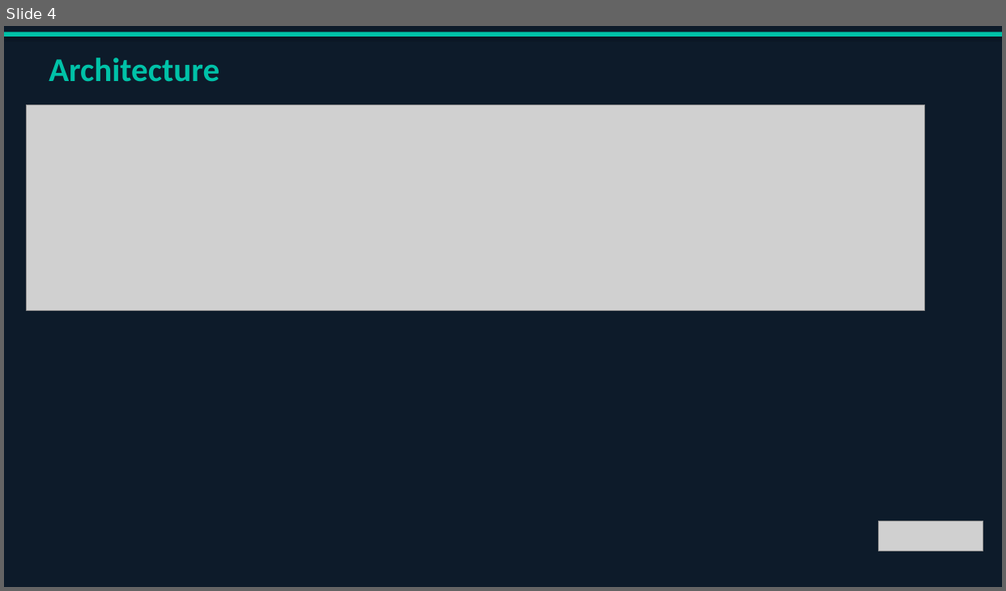
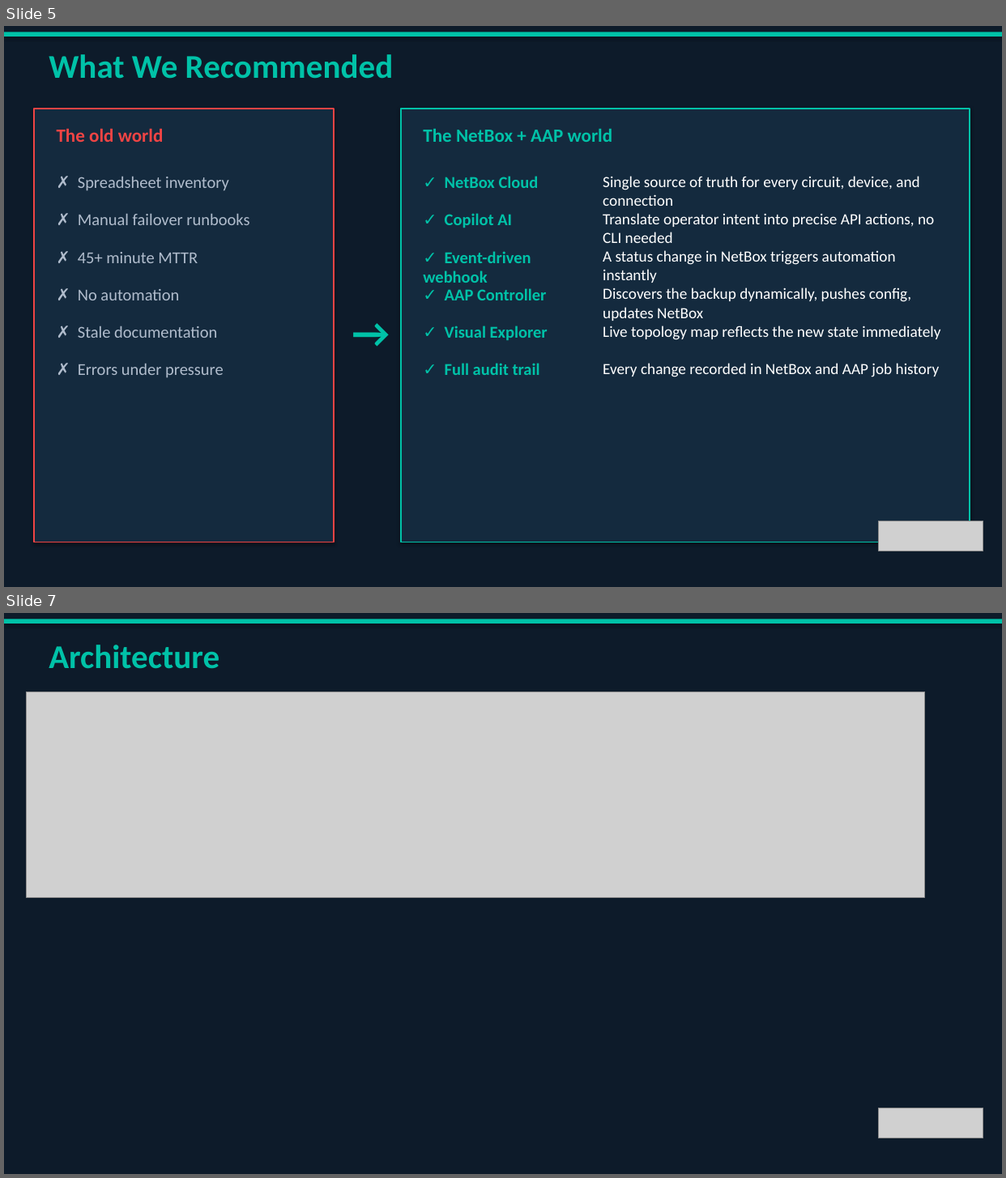
Before and after one commit to my0373/summit-netbox-circuits-demo, a slide deck: slides/Summit_Demo_Deck.pptx. Shown one above the other, each under a label of ours: slide 4 before the commit, slides 5 and 7 after it; the slides between them are not shown. The pictures are 1006x591 and 1006x1178 pixels, drawn with LibreOffice and Linux fonts; fonts in the diff are those of the drawing; grey boxes stand for pictures. Boxes give left, top, right and bottom in pixels: in the first picture for what was removed or moved away, otherwise in the second. Text is boxed around its words. In the diff, an @@ line names an element or a change of style, - is before the commit and + after.

```diff
--- a/slides/Summit_Demo_Deck.pptx
+++ b/slides/Summit_Demo_Deck.pptx
@@ slide 5 added at bbox=[4, 26, 1002, 587], background #0D1B2A @@
@@ rectangle added at bbox=[4, 32, 1002, 37], fill #00C2A8 @@
@@ text added at bbox=[49, 54, 394, 79], 32 pt, text #00C2A8, bold @@
+What We Recommended
@@ rectangle added at bbox=[34, 109, 334, 543], fill #142A3E, outline #EF4444 1.5 pt @@
@@ rectangle added at bbox=[401, 109, 970, 543], fill #142A3E, outline #00C2A8 1.5 pt @@
@@ text added at bbox=[57, 128, 164, 142], 18 pt, text #EF4444, bold @@
+The old world
@@ text added at bbox=[423, 129, 613, 142], 18 pt, text #00C2A8, bold @@
+The NetBox + AAP world
@@ text added at bbox=[78, 177, 229, 191], 16 pt, text #B0BCCC @@
+✗ Spreadsheet inventory
@@ text added at bbox=[445, 176, 539, 188], 16 pt, text #00C2A8, bold @@
+✓ NetBox Cloud
@@ text added at bbox=[603, 176, 919, 206], 15 pt, text #FFFFFF @@
+Single source of truth for every circuit, device, and connection
@@ text added at bbox=[78, 214, 249, 225], 16 pt, text #B0BCCC @@
+✗ Manual failover runbooks
@@ text added at bbox=[445, 213, 512, 228], 16 pt, text #00C2A8, bold @@
+✓ Copilot AI
@@ text added at bbox=[603, 213, 934, 243], 15 pt, text #FFFFFF @@
+Translate operator intent into precise API actions, no CLI needed
@@ text added at bbox=[78, 252, 198, 263], 16 pt, text #B0BCCC @@
+✗ 45+ minute MTTR
@@ text added at bbox=[423, 251, 531, 283], 16 pt, text #00C2A8, bold @@
+✓ Event-driven webhook
@@ text added at bbox=[603, 250, 896, 283], 15 pt, text #FFFFFF @@
+A status change in NetBox triggers automation instantly
@@ text added at bbox=[78, 289, 179, 301], 16 pt, text #B0BCCC @@
+✗ No automation
@@ text added at bbox=[445, 288, 546, 301], 16 pt, text #00C2A8, bold @@
+✓ AAP Controller
@@ text added at bbox=[603, 288, 911, 321], 15 pt, text #FFFFFF @@
+Discovers the backup dynamically, pushes config, updates NetBox
@@ text added at bbox=[345, 303, 390, 348], 40 pt, text #00C2A8, bold @@
+→
@@ text added at bbox=[78, 327, 217, 338], 16 pt, text #B0BCCC @@
+✗ Stale documentation
@@ text added at bbox=[445, 326, 548, 340], 16 pt, text #00C2A8, bold @@
+✓ Visual Explorer
@@ text added at bbox=[603, 326, 940, 340], 15 pt, text #FFFFFF @@
+Live topology map reflects the new state immediately
@@ text added at bbox=[78, 364, 224, 378], 16 pt, text #B0BCCC @@
+✗ Errors under pressure
@@ text added at bbox=[445, 363, 540, 375], 16 pt, text #00C2A8, bold @@
+✓ Full audit trail
@@ text added at bbox=[603, 363, 940, 378], 15 pt, text #FFFFFF @@
+Every change recorded in NetBox and AAP job history
@@ picture added at bbox=[879, 522, 983, 552] @@
@@ what was slide 4 is now slide 7 @@
```
Also in this commit, not shown: 6 slides changed, 3 other slides added, 4 slides removed, 1 other file.
